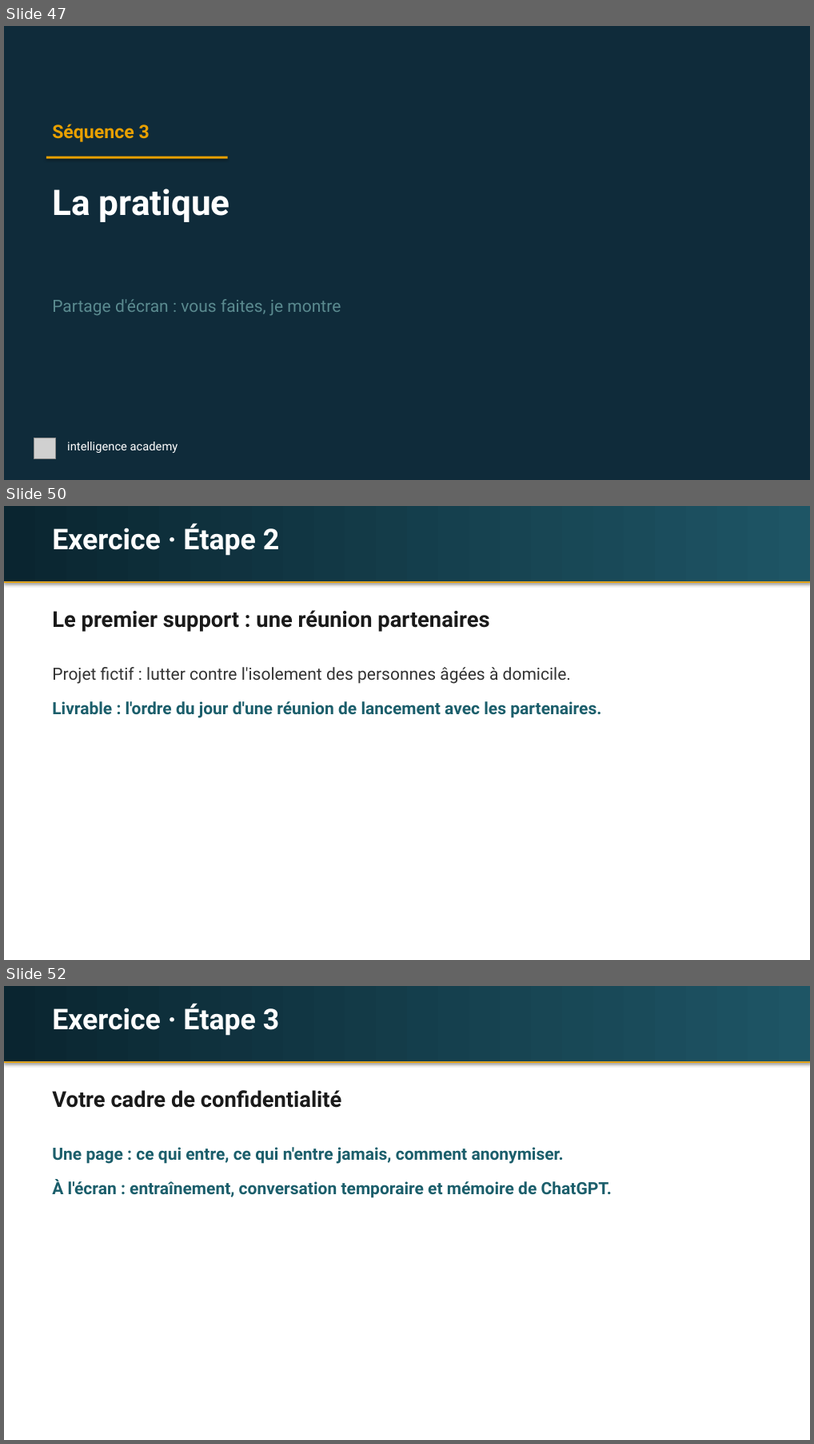
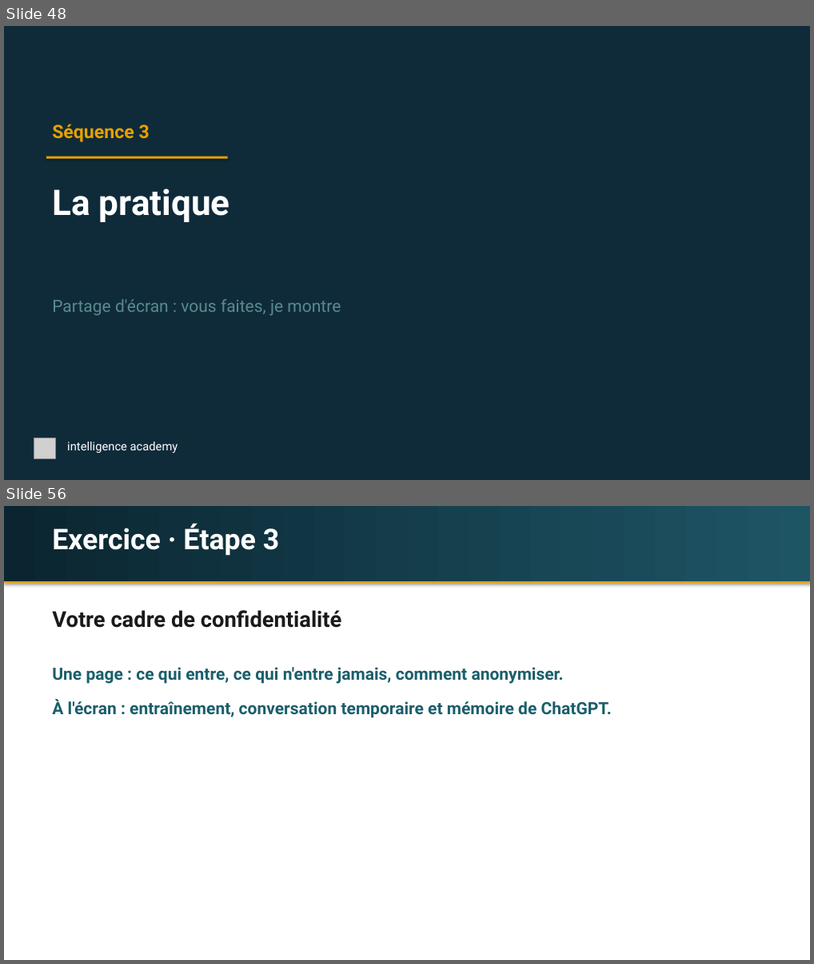
Before and after one commit to idrispjsalvi/claude-hub, a slide deck: espaces/intelligence-academy/seances/laurence-saulais/laurence-saulais-s1-fondamentaux.pptx. Shown one above the other, each under a label of ours: slides 47, 50 and 52 before the commit, slides 48 and 56 after it; the slides between them are not shown. The pictures are 814x1444 and 814x964 pixels, drawn with LibreOffice and Linux fonts; fonts in the diff are those of the drawing; grey boxes stand for pictures. Boxes give left, top, right and bottom in pixels: in the first picture for what was removed or moved away, otherwise in the second. Text is boxed around its words. In the diff, an @@ line names an element or a change of style, - is before the commit and + after.

```diff
--- a/espaces/intelligence-academy/seances/laurence-saulais/laurence-saulais-s1-fondamentaux.pptx
+++ b/espaces/intelligence-academy/seances/laurence-saulais/laurence-saulais-s1-fondamentaux.pptx
@@ slide 50 removed at (x1=4, y1=506, x2=810, y2=960), background #FFFFFF @@
@@ rectangle removed at (x1=4, y1=506, x2=810, y2=582) @@
@@ text removed at (x1=52, y1=523, x2=279, y2=556) @@
-Exercice · Étape 2
@@ rectangle removed at (x1=4, y1=582, x2=810, y2=583) @@
@@ text removed at (x1=52, y1=610, x2=490, y2=632) @@
-Le premier support : une réunion partenaires
@@ text removed at (x1=52, y1=667, x2=571, y2=684) @@
-Projet fictif : lutter contre l'isolement des personnes âgées à domicile.
@@ text removed at (x1=52, y1=701, x2=602, y2=718) @@
-Livrable : l'ordre du jour d'une réunion de lancement avec les partenaires.
@@ what was slide 47 is now slide 48 @@
@@ what was slide 52 is now slide 56 @@
```
Also in this commit, not shown: 11 slides changed, 7 slides added, 2 other slides removed, 1 other file.
